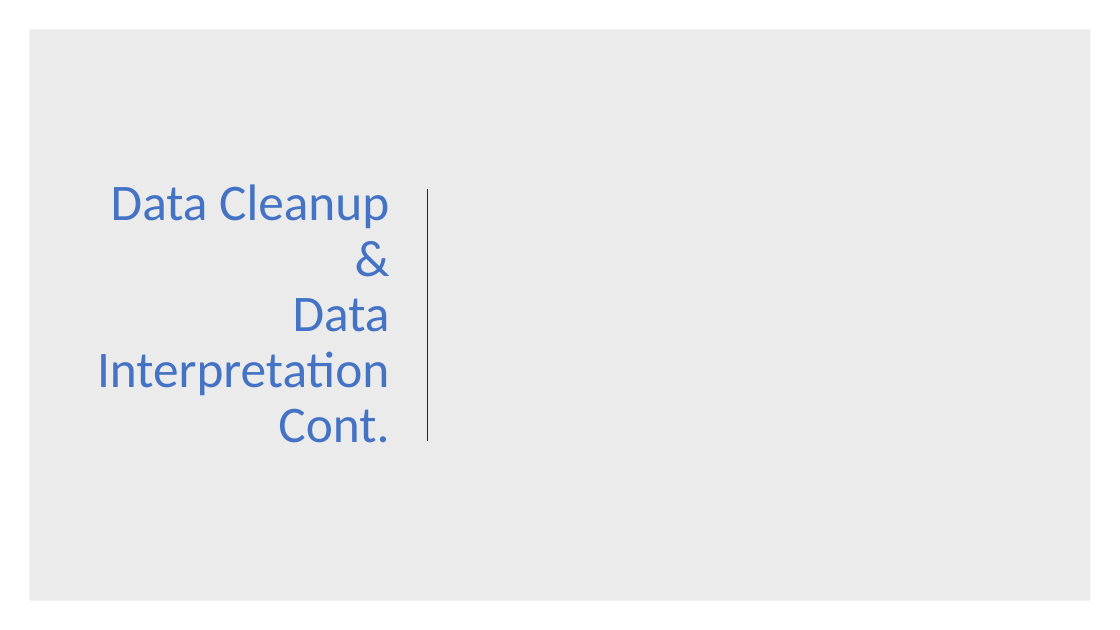
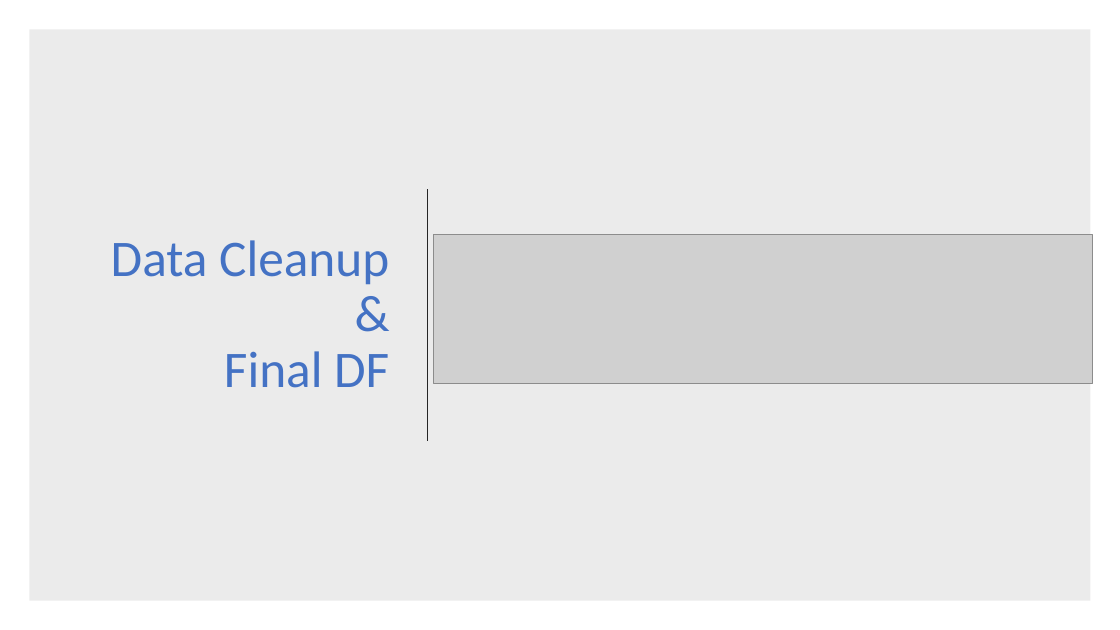
Before and after one commit to coreykretzmer9/CVD_Final_Project, a slide deck: slide 9 of First Project Data and Code/Cardiovascular Mortality Presentation CJK edits.pptx. Drawn at 1120x630 pixels with LibreOffice and Linux fonts; fonts in the diff are those of the drawing; grey boxes stand for pictures. Boxes give left, top, right and bottom in pixels: in the first picture for what was removed or moved away, otherwise in the second. Text is boxed around its words. In the diff, an @@ line names an element or a change of style, - is before the commit and + after.

```diff
--- a/First Project Data and Code/Cardiovascular Mortality Presentation CJK edits.pptx
+++ b/First Project Data and Code/Cardiovascular Mortality Presentation CJK edits.pptx
@@ picture added at (434, 235, 1093, 384) @@
@@ title at (111, 240, 389, 388): text changed @@
-Data Cleanup &
-Data Interpretation Cont.
+Data Cleanup &
+Final DF
```
Also in this commit, not shown: 2 other slides changed, 2 other files.
